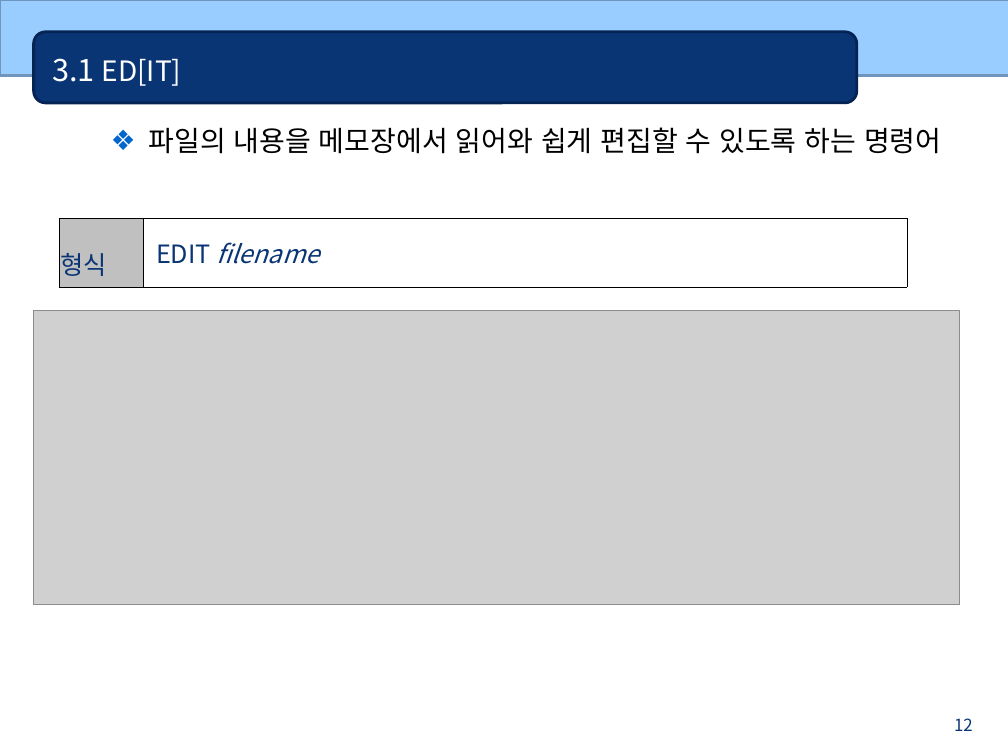
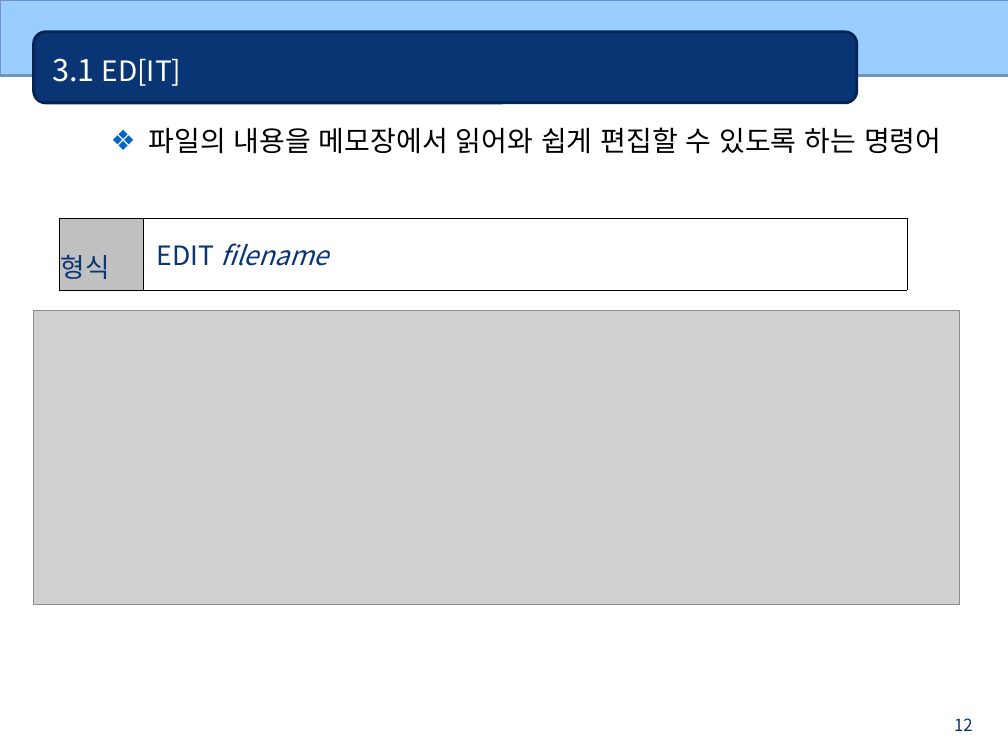
Before and after one commit to bcchoi518/Gukbi, a slide deck: slide 12 of 6_Oracle(DB)/oracle_ppt/03 SQLPLUS.ppt. Drawn at 1008x756 pixels with LibreOffice and Linux fonts; fonts in the diff are those of the drawing; grey boxes stand for pictures. Boxes give left, top, right and bottom in pixels: in the first picture for what was removed or moved away, otherwise in the second. Text is boxed around its words. In the diff, an @@ line names an element or a change of style, - is before the commit and + after.

```diff
--- a/6_Oracle(DB)/oracle_ppt/03 SQLPLUS.ppt
+++ b/6_Oracle(DB)/oracle_ppt/03 SQLPLUS.ppt
@@ table at [58, 219, 906, 283] @@
@@ size 18 to 19 pt @@
```
Also in this commit, not shown: 6 other slides changed, 43 other files.
